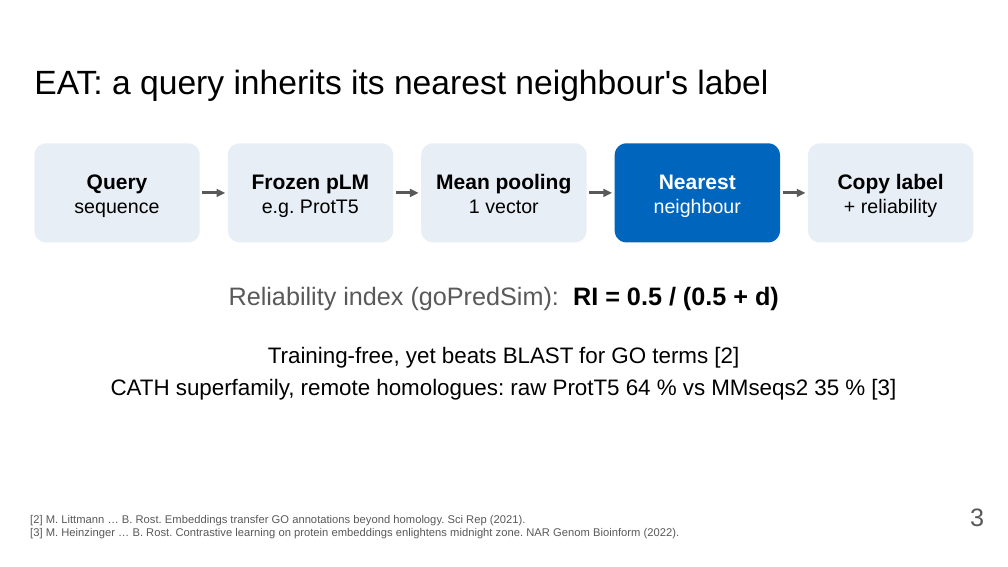
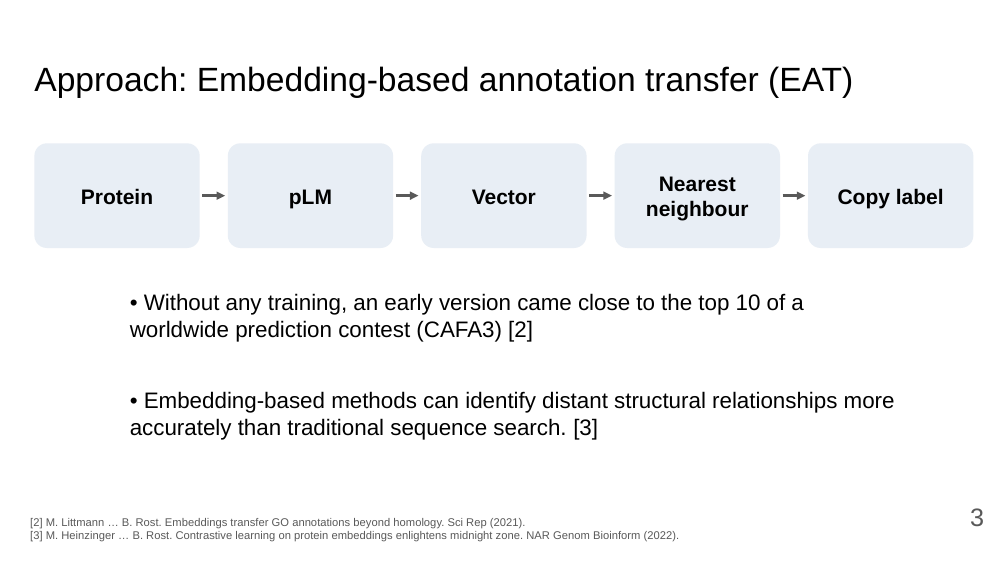
Before and after one commit to Pollysoma/protein-prediction-project-2, a slide deck: slide 3 of presentation/2026-11-02_pitch.pptx. Drawn at 1008x567 pixels with LibreOffice and Linux fonts; fonts in the diff are those of the drawing. Boxes give left, top, right and bottom in pixels: in the first picture for what was removed or moved away, otherwise in the second. Text is boxed around its words. In the diff, an @@ line names an element or a change of style, - is before the commit and + after.

```diff
--- a/presentation/2026-11-02_pitch.pptx
+++ b/presentation/2026-11-02_pitch.pptx
@@ title at (34,66,853,98): text changed @@
-EAT: a query inherits its nearest neighbour's label
+Approach: Embedding-based annotation transfer (EAT)
@@ rounded rectangle "Protein": place and size @@
-rounded rectangle "Protein" at (34,143,200,242)
+rounded rectangle "Protein" at (34,143,200,248)
@@ rounded rectangle "pLM": place and size @@
-rounded rectangle "pLM" at (228,143,393,242)
+rounded rectangle "pLM" at (228,143,393,248)
@@ rounded rectangle "Vector": place and size @@
-rounded rectangle "Vector" at (421,143,587,242)
+rounded rectangle "Vector" at (421,143,587,248)
@@ rounded rectangle "Nearest neighbour": place and size @@
-rounded rectangle "Nearest neighbour" at (615,143,780,242)
+rounded rectangle "Nearest neighbour" at (615,143,780,248)
@@ rounded rectangle "Nearest neighbour" at (615,143,780,248): fill #0065BD to #E8EEF5 @@
@@ rounded rectangle "Copy label": place and size @@
-rounded rectangle "Copy label" at (808,143,974,242)
+rounded rectangle "Copy label" at (808,143,974,248)
@@ text in rounded rectangle at (646,176,749,221): text changed; size 14 to 15 pt; text colour #FFFFFF to #000000; bold on @@
-Nearest
-neighbour
+Nearest neighbour
@@ text in rounded rectangle at (81,188,153,205): text changed; size 14 to 15 pt; bold on @@
-Query
-sequence
+Protein
@@ text in rounded rectangle at (289,189,332,208): text changed; size 14 to 15 pt; bold on @@
-Frozen pLM
-e.g. ProtT5
+pLM
@@ text in rounded rectangle at (472,189,536,205): text changed @@
-Mean pooling
-1 vector
+Vector
@@ 4 arrows: place and size @@
-4 arrows at (203,193,805,193)
+4 arrows at (203,196,805,196)
@@ text in rounded rectangle at (861,198,937,217): paragraph removed @@
-+ reliability
@@ text at (130,293,895,440): text changed @@
-Training-free, yet beats BLAST for GO terms [2]
-CATH superfamily, remote homologues: raw ProtT5 64 % vs MMseqs2 35 % [3]
+• Without any training, an early version came close to the top 10 of a worldwide prediction contest (CAFA3) [2]
+• Embedding-based methods can identify distant structural relationships more accurately than traditional sequence search. [3]
@@ text removed at (229,286,779,311) @@
-Reliability index (goPredSim): RI = 0.5 / (0.5 + d)
```
Also in this commit, not shown: 4 other slides changed, 4 slides added, 7 slides removed, 1 other file.
